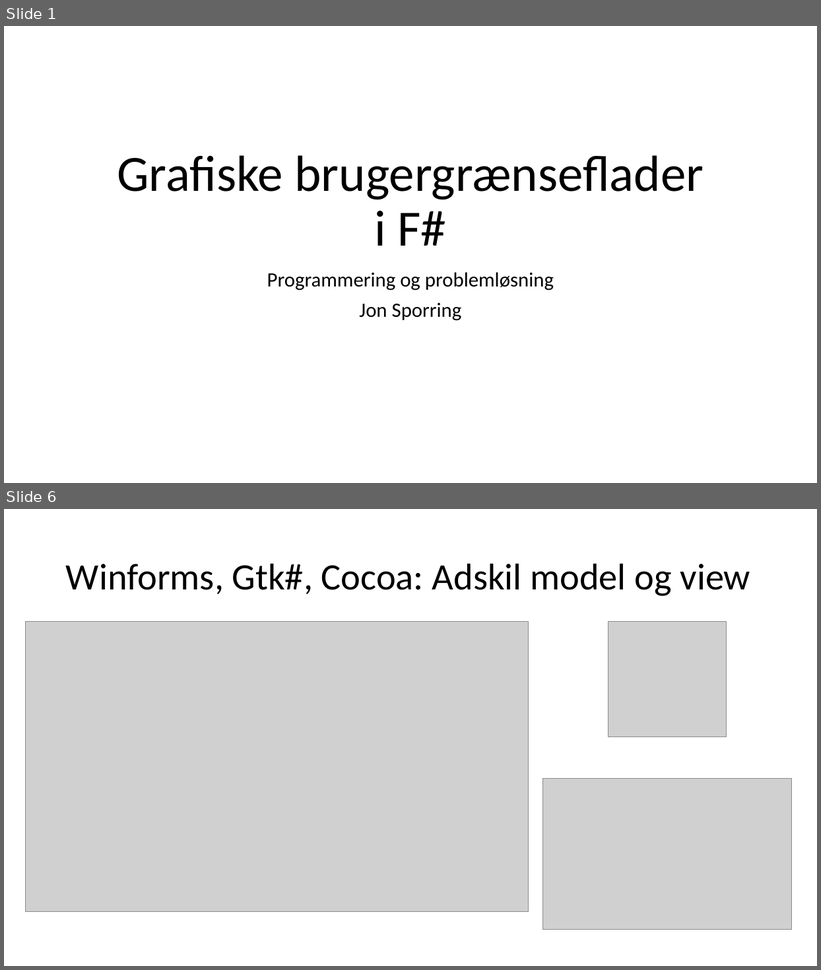
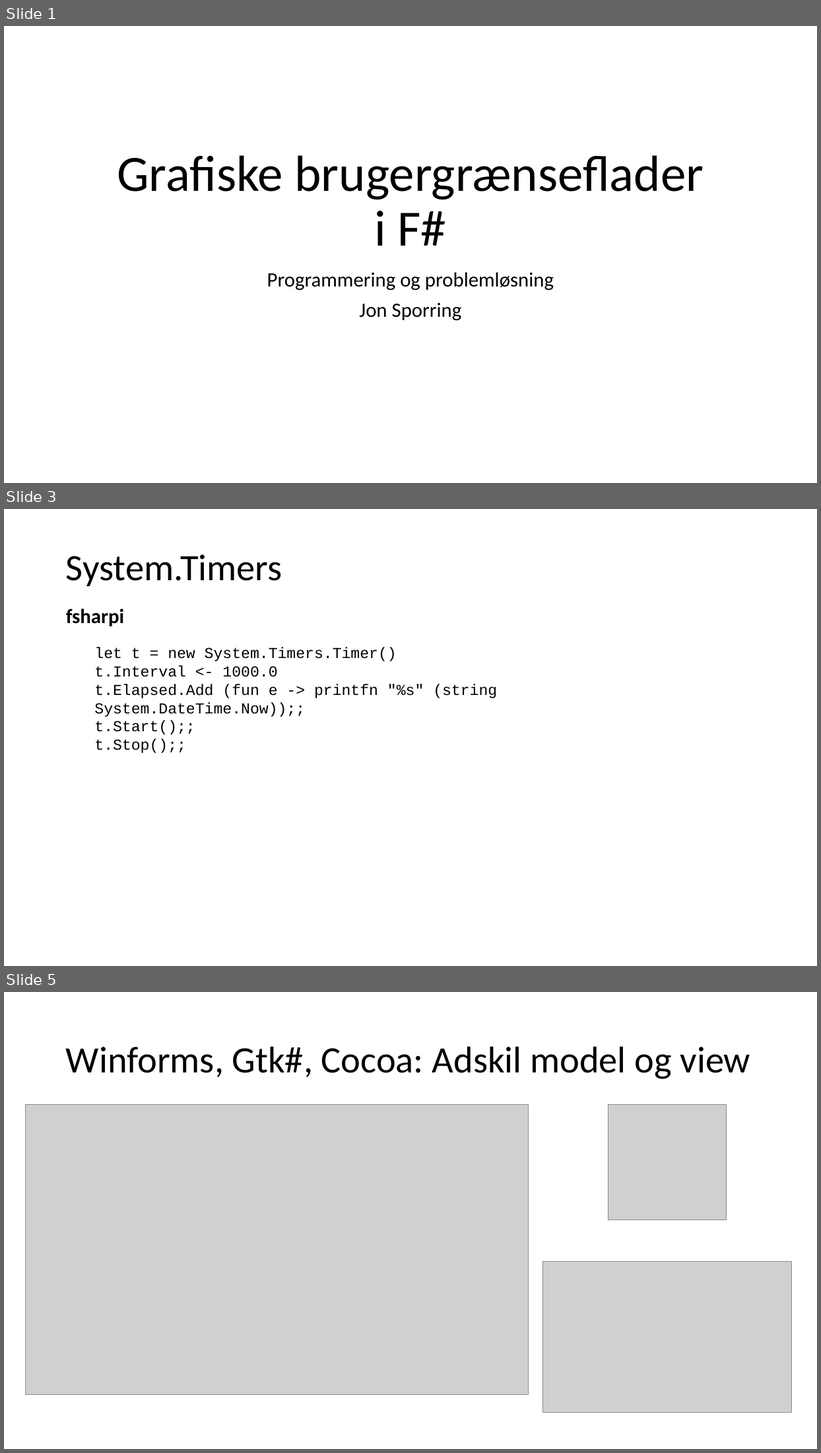
Before and after one commit to fisterloegsovs/pop22, a slide deck: lectures/17.1/17.1.pptx. Shown one above the other, each under a label of ours: slides 1 and 6 before the commit, slides 1, 3 and 5 after it; the slides between them are not shown. The pictures are 821x970 and 821x1453 pixels, drawn with LibreOffice and Linux fonts; fonts in the diff are those of the drawing; grey boxes stand for pictures. Boxes give left, top, right and bottom in pixels: in the first picture for what was removed or moved away, otherwise in the second. Text is boxed around its words. In the diff, an @@ line names an element or a change of style, - is before the commit and + after.

```diff
--- a/lectures/17.1/17.1.pptx
+++ b/lectures/17.1/17.1.pptx
@@ slide 3 added at (x1=4, y1=509, x2=817, y2=966), background #FFFFFF @@
@@ title added at (x1=66, y1=555, x2=283, y2=586), 44 pt, text #000000 @@
+System.Timers
@@ text added at (x1=66, y1=609, x2=124, y2=626), 24 pt, text #000000, bold @@
+fsharpi
@@ text added at (x1=94, y1=648, x2=497, y2=735), 18 pt, text #000000 @@
+let t = new System.Timers.Timer()
+t.Interval <- 1000.0
+t.Elapsed.Add (fun e -> printfn "%s" (string System.DateTime.Now));;
+t.Start();;
+t.Stop();;
@@ what was slide 6 is now slide 5 @@
```
Also in this commit, not shown: 2 other slides added, 4 slides removed, 1 other file.
